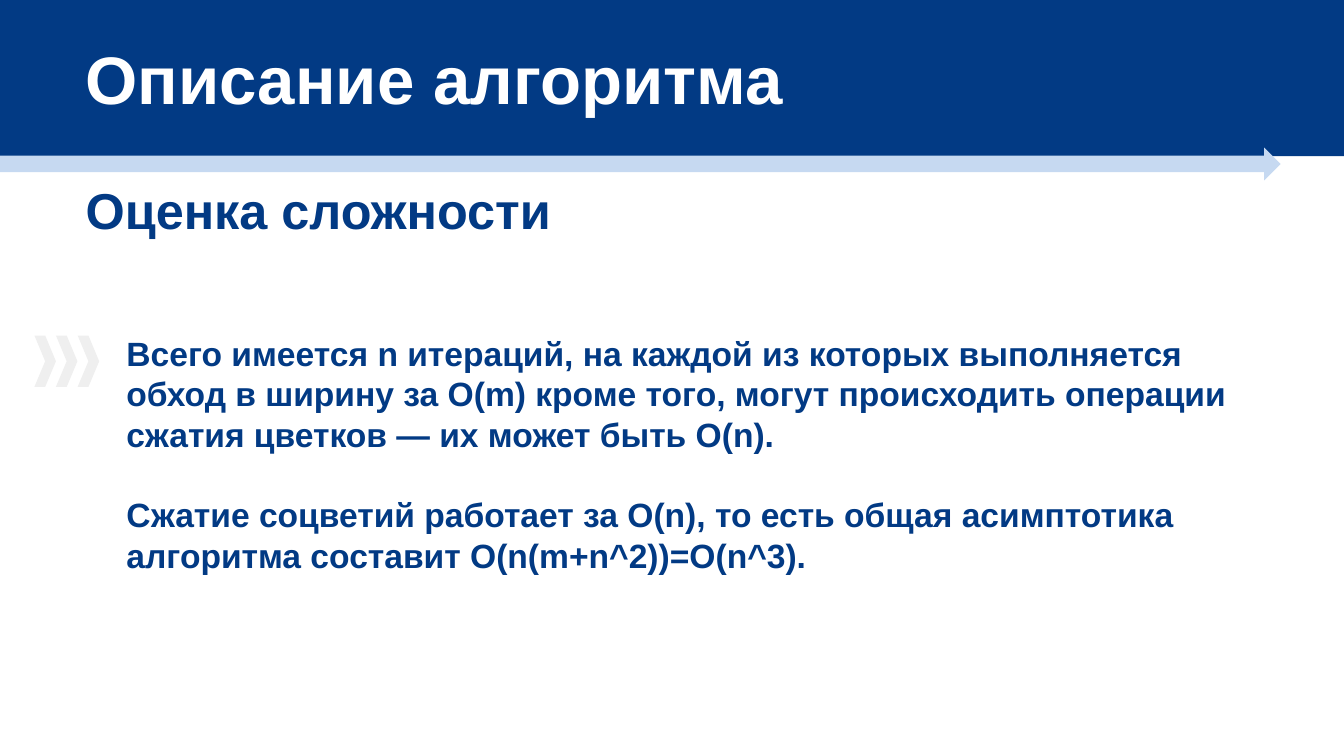
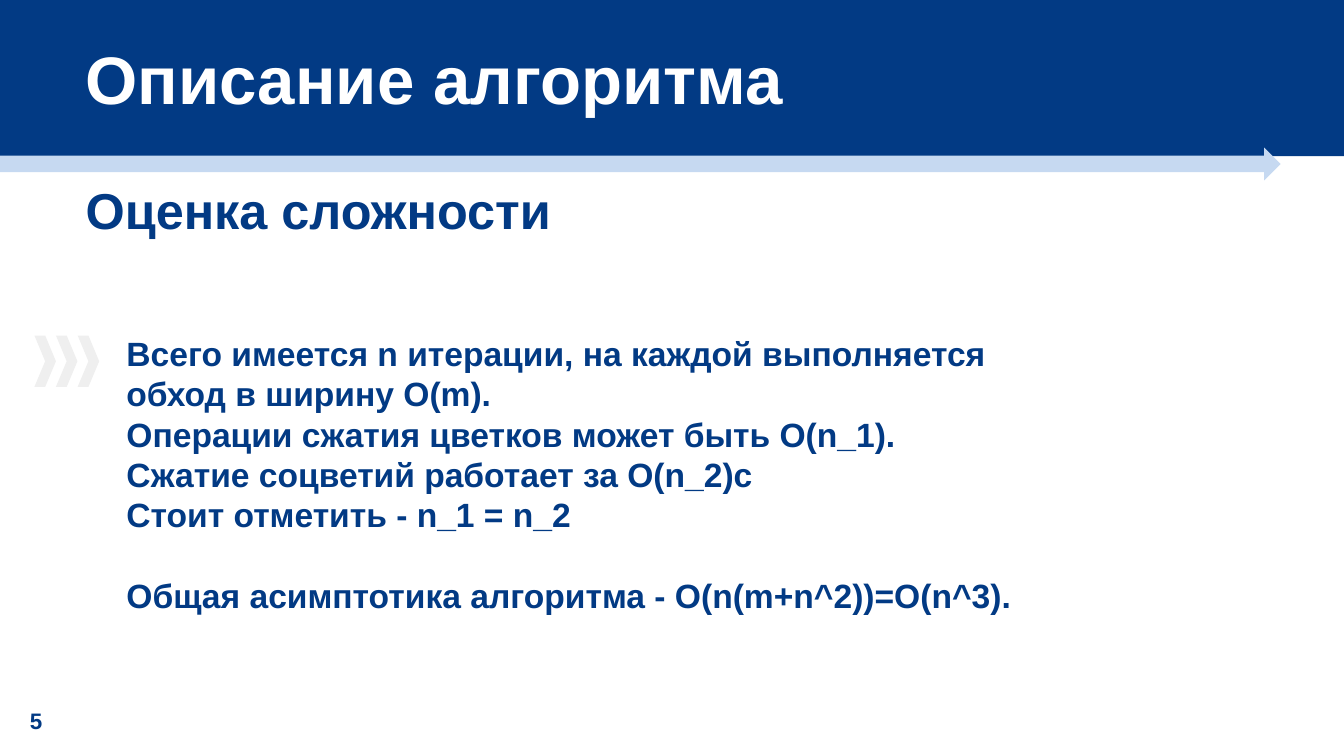
Before and after one commit to evgeniya-f/blossom, a slide deck: slide 5 of Алгоритм сжатия цветков.pptx. Drawn at 1344x756 pixels with LibreOffice and Linux fonts; fonts in the diff are those of the drawing. Boxes give left, top, right and bottom in pixels: in the first picture for what was removed or moved away, otherwise in the second. Text is boxed around its words. In the diff, an @@ line names an element or a change of style, - is before the commit and + after.

```diff
--- a/Алгоритм сжатия цветков.pptx
+++ b/Алгоритм сжатия цветков.pptx
@@ text at [126,341,1011,615]: text changed @@
-Всего имеется n итераций, на каждой из которых выполняется обход в ширину за O(m) кроме того, могут происходить операции сжатия цветков — их может быть O(n).
-Сжатие соцветий работает за O(n), то есть общая асимптотика алгоритма составит O(n(m+n^2))=O(n^3).
+Всего имеется n итерации, на каждой выполняется обход в ширину O(m).
+Операции сжатия цветков может быть O(n_1).
+Сжатие соцветий работает за O(n_2)с
+Стоит отметить - n_1 = n_2
+Общая асимптотика алгоритма - O(n(m+n^2))=O(n^3).
@@ text added at [30,713,42,730], 16 pt, text #023A84, bold @@
+5
```
Also in this commit, not shown: 8 other slides changed, 2 slides added, 1 other file.
